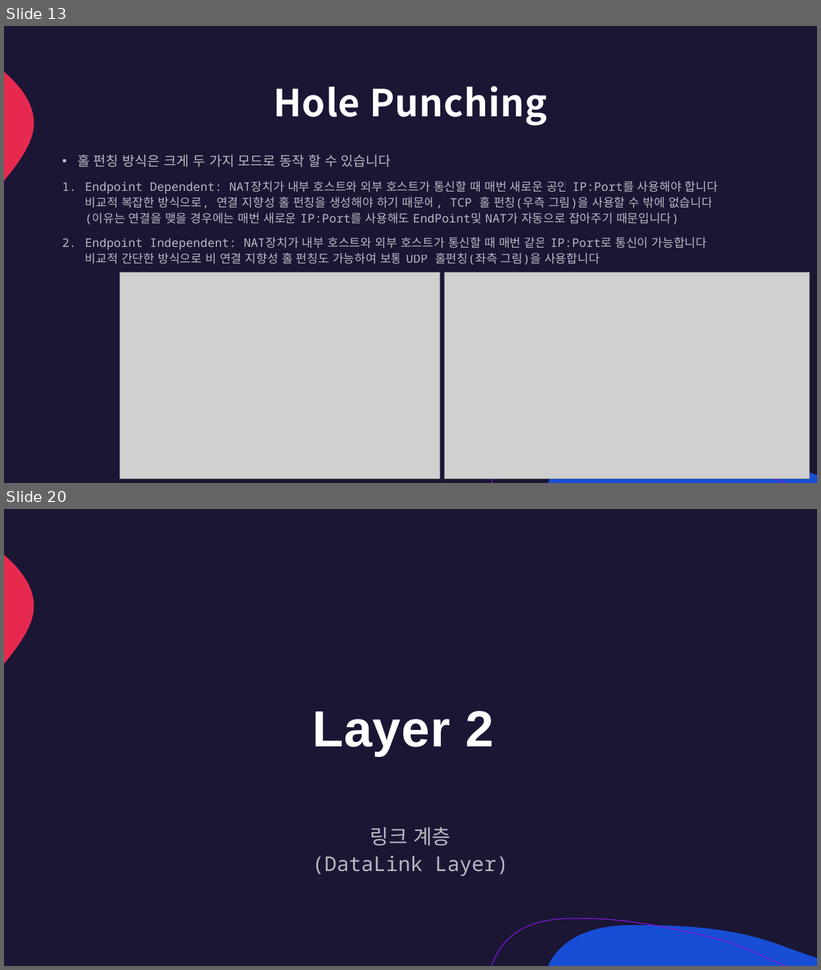
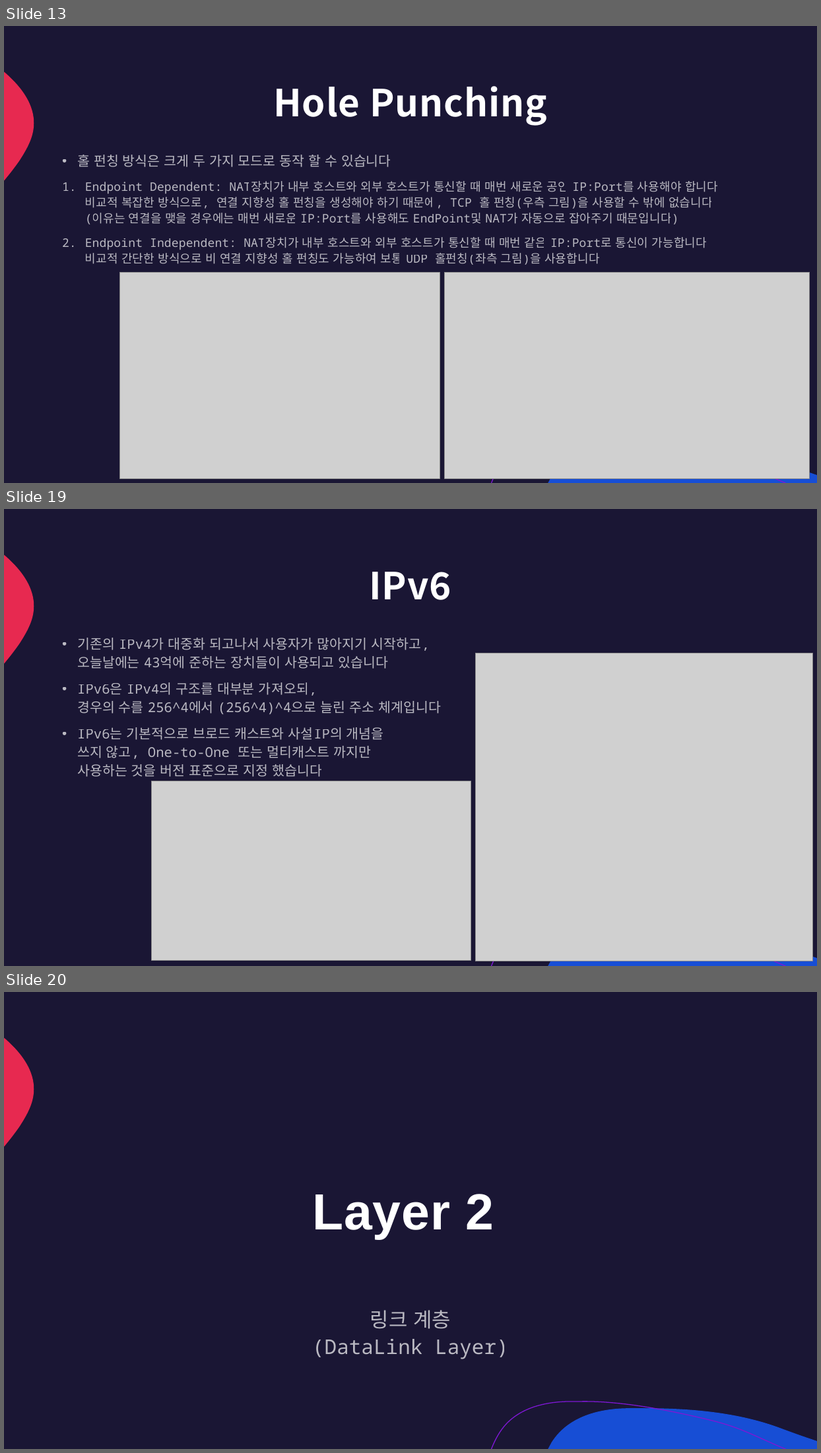
Before and after one commit to lumen4723/2024_network, a slide deck: 3.pptx. Shown one above the other, each under a label of ours: slides 13 and 20 before the commit, slides 13, 19 and 20 after it; the slides between them are not shown. The pictures are 821x970 and 821x1453 pixels, drawn with LibreOffice and Linux fonts; fonts in the diff are those of the drawing; grey boxes stand for pictures. Boxes give left, top, right and bottom in pixels: in the first picture for what was removed or moved away, otherwise in the second. Text is boxed around its words. In the diff, an @@ line names an element or a change of style, - is before the commit and + after.

```diff
--- a/3.pptx
+++ b/3.pptx
@@ slide 19 added at [4, 509, 817, 966], background #1A1634; not listed: 3 template elements that a slide beside it also shows @@
@@ title added at [369, 572, 451, 600], 44 pt, text #FFFFFF, bold @@
+IPv6
@@ text added at [77, 638, 441, 777], 16 pt, text #FFFFFF at 70% opacity @@
+• 기존의 IPv4가 대중화 되고나서 사용자가 많아지기 시작하고,
+  오늘날에는 43억에 준하는 장치들이 사용되고 있습니다
+• IPv6은 IPv4의 구조를 대부분 가져오되,
+  경우의 수를 256^4에서 (256^4)^4으로 늘린 주소 체계입니다
+• IPv6는 기본적으로 브로드 캐스트와 사설IP의 개념을
+  쓰지 않고, One-to-One 또는 멀티캐스트 까지만
+  사용하는 것을 버전 표준으로 지정 했습니다
@@ picture added at [475, 654, 813, 962] @@
@@ picture added at [152, 781, 471, 960] @@
```
Also in this commit, not shown: 11 slides changed, 7 other slides added, 10 slides removed, 1 other file.
